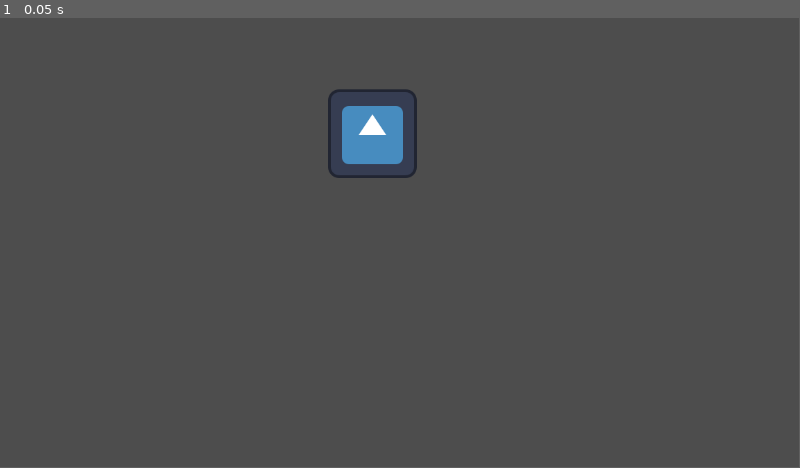
Above: before the commit, frame 1.
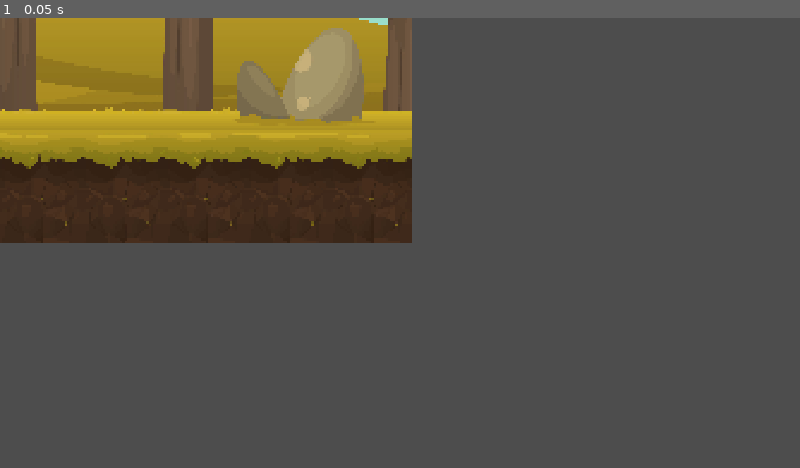
Above: after the commit, the same moment.

Repository: Stebs04/ClashRPG
Game: Godot game, scene res://level.tscn
The game is run twice, just before and just after one commit, with the same random seed, the same clock (stepped at 60 frames per second) and the same inputs. The engine's default icon, where the game draws it, is replaced by a stand-in: a white triangle on a blue panel in a dark square.
Inputs:
- Up to frame 1 (0.05 s): no input
In our replay, the window is 799x449 before the commit and 800x450 after it. These sizes can differ from the game's own. Grey fills any space a smaller window leaves; there, only what the larger window draws over its background counts as a difference.

The runs differ from the first frame. In frame 1, 24% of the frame differs, in the area x 0-53%, y 0-50%.

Commit message:
Aggiunti sprite e background

Diff:
--- a/clash-rp-gbeta-0.1/level.tscn
+++ b/clash-rp-gbeta-0.1/level.tscn
@@ -1,8 +1,14 @@
-[gd_scene load_steps=2 format=3 uid="uid://dt8wcnrctgs1j"]
+[gd_scene load_steps=3 format=3 uid="uid://dt8wcnrctgs1j"]
 
 [ext_resource type="PackedScene" uid="uid://cgt2cffpcwp1p" path="res://player.tscn" id="1_u52ul"]
+[ext_resource type="Texture2D" uid="uid://7d0uix7nlv5o" path="res://Sprites/Backgrounds/ORS97Z0.jpg" id="1_vonw3"]
 
 [node name="Level" type="Node2D"]
 
+[node name="Background" type="Sprite2D" parent="."]
+scale = Vector2(0.309, 0.3)
+texture = ExtResource("1_vonw3")
+
 [node name="Player" parent="." instance=ExtResource("1_u52ul")]
-position = Vector2(537, 167)
+position = Vector2(-919, 193)
+scale = Vector2(3.8121095, 3.7941232)
--- a/clash-rp-gbeta-0.1/player.gd
+++ b/clash-rp-gbeta-0.1/player.gd
@@ -1,26 +1,111 @@
+# Indica che questo script "estende" o "specializza" le funzionalità
+# del nodo CharacterBody2D. Questo ci dà accesso a variabili come 'velocity'
+# e a funzioni come 'move_and_slide()'.
 extends CharacterBody2D
 
-# Definiamo la velocità del nostro giocatore.
-# '300.0' è in pixel al secondo. Puoi cambiarlo!
+# La parola chiave '@export' rende questa variabile visibile e modificabile
+# nell'editor di Godot (nel pannello Ispettore).
+# 'var speed' dichiara una nuova variabile chiamata 'speed'.
+# ': float' specifica che questa variabile conterrà un numero con la virgola (decimale).
+# '= 300.0' assegna un valore iniziale di 300.0 a 'speed'.
+# Questa variabile controllerà la velocità di movimento del personaggio in pixel al secondo.
 @export var speed: float = 300.0
 
+# La parola chiave '@onready' fa sì che Godot aspetti che il nodo
+# sia completamente pronto ("ready") nella scena prima di assegnare il valore
+# a questa variabile. Questo è importante per accedere ad altri nodi.
+# 'var sprite_animato' dichiara una nuova variabile chiamata 'sprite_animato'.
+# ': AnimatedSprite2D' specifica che questa variabile conterrà un riferimento
+# a un nodo di tipo AnimatedSprite2D.
+# '= $Sprite' assegna alla variabile un riferimento al nodo figlio chiamato "Sprite".
+# Il simbolo '$' è una scorciatoia per la funzione 'get_node()'.
+# Assicurati che il nome "Sprite" corrisponda ESATTAMENTE al nome
+# del tuo nodo AnimatedSprite2D nella scena 'player.tscn'!
+@onready var sprite_animato: AnimatedSprite2D = $Sprite
+
+# Questa è una funzione speciale chiamata automaticamente da Godot ad ogni
+# "passo" di fisica (di default, 60 volte al secondo).
+# È il posto ideale per mettere il codice che gestisce il movimento e le collisioni.
+# 'delta' è un parametro passato da Godot che rappresenta il tempo (in secondi)
+# trascorso dall'ultimo passo di fisica. Non lo usiamo qui, ma è utile
+# per movimenti indipendenti dal framerate.
 func _physics_process(delta):
-	# Questa funzione viene chiamata ad ogni frame di fisica.
-	# È il posto migliore per tutto ciò che riguarda il movimento.
 
-	# 1. Ottenere l'input del giocatore.
-	# Godot controlla le nostre azioni della "Mappa Input".
-	# 'get_vector' crea una direzione (un "vettore") dalle nostre 4 azioni.
-	# Es: Se premi D ("move_right") e W ("move_up"),
-	# il vettore sarà (1, -1) (destra e su).
+	# --- PASSO 1: GESTIONE DELL'INPUT ---
+	# Dichiara una variabile locale chiamata 'direction'.
+	# 'Input' è un oggetto globale di Godot che gestisce input da tastiera, mouse, etc.
+	# 'get_vector()' è una funzione comoda che controlla quattro azioni di input
+	# (definite nel menu Progetto -> Impostazioni Progetto -> Mappa Input)
+	# e restituisce un vettore di direzione (Vector2).
+	# Es: Se premi D ("move_right"), restituisce (1, 0).
+	# Es: Se premi W ("move_up"), restituisce (0, -1) (Y è negativo verso l'alto).
+	# Es: Se premi D e W, restituisce (1, -1) normalizzato (non più veloce in diagonale).
+	# Se non premi nulla, restituisce (0, 0).
 	var direction = Input.get_vector("move_left", "move_right", "move_up", "move_down")
 
-	# 2. Calcolare la velocità
-	# Moltiplichiamo la direzione (che è lunga 0 o 1) per la nostra velocità.
+	# --- PASSO 2: CALCOLO DELLA VELOCITÀ ---
+	# 'velocity' è una variabile speciale ereditata da CharacterBody2D.
+	# Rappresenta la velocità desiderata per il movimento in questo frame.
+	# Moltiplichiamo il vettore 'direction' (che ha lunghezza 0 o 1)
+	# per la nostra variabile 'speed' (300.0).
+	# Es: Se direction è (1, 0), velocity diventa (300.0, 0).
+	# Es: Se direction è (0, 0), velocity diventa (0, 0).
 	velocity = direction * speed
 
-	# 3. Muovere il personaggio!
-	# 'move_and_slide()' è la funzione magica di CharacterBody2D.
-	# Dice a Godot: "Muovi questo corpo usando la sua 'velocity',
-	# e se colpisce qualcosa, scivolaci contro."
+	# --- PASSO 3: ESECUZIONE DEL MOVIMENTO ---
+	# 'move_and_slide()' è la funzione principale di CharacterBody2D per il movimento.
+	# Usa la variabile 'velocity' che abbiamo appena impostato per provare a muovere
+	# il corpo. Gestisce automaticamente le collisioni con altri corpi fisici
+	# (basandosi sulla CollisionShape2D del Player) e fa "scivolare" il personaggio
+	# lungo i muri invece di fermarlo bruscamente.
 	move_and_slide()
+
+	# --- PASSO 4: AGGIORNAMENTO DELL'ANIMAZIONE ---
+	# Chiamiamo la nostra funzione personalizzata 'update_animation'
+	# e le passiamo il vettore 'direction' che abbiamo calcolato prima.
+	# Questo mantiene il codice di _physics_process più pulito e organizzato.
+	update_animation(direction)
+
+
+# Definiamo una nostra funzione personalizzata per gestire la logica dell'animazione.
+# Riceve il vettore 'direction' come input (parametro).
+func update_animation(direction):
+
+	# Controlla se il personaggio è fermo.
+	# 'direction.length()' calcola la lunghezza del vettore. Se è 0,
+	# significa che il vettore è (0, 0), quindi nessun tasto di movimento è premuto.
+	if direction.length() == 0:
+		# Prima di cambiare l'animazione, controlliamo se quella attuale
+		# NON è già "idle". Questo evita di riavviare l'animazione "idle"
+		# ad ogni frame in cui siamo fermi.
+		if sprite_animato.animation != "idle":
+			# '.animation' è una proprietà del nodo AnimatedSprite2D che tiene traccia
+			# del nome dell'animazione attualmente in riproduzione.
+			# '.play("nome_animazione")' è la funzione che avvia un'animazione specifica.
+			sprite_animato.play("idle")
+	# Altrimenti (se la lunghezza NON è 0), significa che il personaggio si sta muovendo.
+	else:
+		# Controlliamo se l'animazione attuale NON è già "run".
+		# Questo evita di riavviare l'animazione "run" ad ogni frame
+		# mentre ci stiamo muovendo.
+		if sprite_animato.animation != "walk":
+			# Avvia l'animazione chiamata "run".
+			sprite_animato.play("walk")
+
+		# --- GESTIONE DELLA DIREZIONE DELLO SPRITE (Flip) ---
+		# Controlla se ci stiamo muovendo orizzontalmente verso sinistra.
+		# 'direction.x' è la componente X del vettore di direzione.
+		# Se è minore di 0, stiamo premendo 'A' (o il tasto mappato a "move_left").
+		if direction.x < 0:
+			# 'flip_h' è una proprietà booleana (vero/falso) di AnimatedSprite2D.
+			# Se impostata a 'true', lo sprite viene disegnato ribaltato orizzontalmente.
+			sprite_animato.flip_h = true
+		# Altrimenti, se ci stiamo muovendo orizzontalmente verso destra.
+		# Se 'direction.x' è maggiore di 0, stiamo premendo 'D' (o "move_right").
+		elif direction.x > 0:
+			# Imposta 'flip_h' a 'false' per assicurarti che lo sprite guardi
+			# nella sua direzione originale (di solito, verso destra).
+			sprite_animato.flip_h = false
+		# Nota: Se direction.x è esattamente 0 (movimento solo verticale),
+		# non cambiamo 'flip_h'. In questo modo, il personaggio continuerà
+		# a guardare nell'ultima direzione orizzontale in cui stava andando.
--- a/clash-rp-gbeta-0.1/player.tscn
+++ b/clash-rp-gbeta-0.1/player.tscn
@@ -1,17 +1,103 @@
-[gd_scene load_steps=4 format=3 uid="uid://cgt2cffpcwp1p"]
+[gd_scene load_steps=16 format=3 uid="uid://cgt2cffpcwp1p"]
 
-[ext_resource type="Texture2D" uid="uid://clg15gkbt1nmm" path="res://icon.svg" id="1_4flbx"]
 [ext_resource type="Script" uid="uid://d1v6xeitygrc2" path="res://player.gd" id="1_onrkg"]
+[ext_resource type="Texture2D" uid="uid://bwtktrvtth1c6" path="res://Sprites/2 Owlet_Monster/Owlet_Monster_Idle_4.png" id="2_i3pqv"]
+[ext_resource type="Texture2D" uid="uid://drg37s56e4f2h" path="res://Sprites/2 Owlet_Monster/Owlet_Monster_Walk_6.png" id="3_hqtel"]
 
 [sub_resource type="RectangleShape2D" id="RectangleShape2D_vonw3"]
-size = Vector2(126, 127)
+size = Vector2(22, 30)
+
+[sub_resource type="AtlasTexture" id="AtlasTexture_sweqy"]
+atlas = ExtResource("2_i3pqv")
+region = Rect2(0, 0, 32, 32)
+
+[sub_resource type="AtlasTexture" id="AtlasTexture_2hs0m"]
+atlas = ExtResource("2_i3pqv")
+region = Rect2(32, 0, 32, 32)
+
+[sub_resource type="AtlasTexture" id="AtlasTexture_1jxqw"]
+atlas = ExtResource("2_i3pqv")
+region = Rect2(64, 0, 32, 32)
+
+[sub_resource type="AtlasTexture" id="AtlasTexture_dw050"]
+atlas = ExtResource("2_i3pqv")
+region = Rect2(96, 0, 32, 32)
+
+[sub_resource type="AtlasTexture" id="AtlasTexture_b26j0"]
+atlas = ExtResource("3_hqtel")
+region = Rect2(0, 0, 32, 32)
+
+[sub_resource type="AtlasTexture" id="AtlasTexture_n7ghd"]
+atlas = ExtResource("3_hqtel")
+region = Rect2(32, 0, 32, 32)
+
+[sub_resource type="AtlasTexture" id="AtlasTexture_nvl01"]
+atlas = ExtResource("3_hqtel")
+region = Rect2(64, 0, 32, 32)
+
+[sub_resource type="AtlasTexture" id="AtlasTexture_ivps1"]
+atlas = ExtResource("3_hqtel")
+region = Rect2(96, 0, 32, 32)
+
+[sub_resource type="AtlasTexture" id="AtlasTexture_urp6f"]
+atlas = ExtResource("3_hqtel")
+region = Rect2(128, 0, 32, 32)
+
+[sub_resource type="AtlasTexture" id="AtlasTexture_bwjto"]
+atlas = ExtResource("3_hqtel")
+region = Rect2(160, 0, 32, 32)
+
+[sub_resource type="SpriteFrames" id="SpriteFrames_606se"]
+animations = [{
+"frames": [{
+"duration": 1.0,
+"texture": SubResource("AtlasTexture_sweqy")
+}, {
+"duration": 1.0,
+"texture": SubResource("AtlasTexture_2hs0m")
+}, {
+"duration": 1.0,
+"texture": SubResource("AtlasTexture_1jxqw")
+}, {
+"duration": 1.0,
+"texture": SubResource("AtlasTexture_dw050")
+}],
+"loop": true,
+"name": &"idle",
+"speed": 5.0
+}, {
+"frames": [{
+"duration": 1.0,
+"texture": SubResource("AtlasTexture_b26j0")
+}, {
+"duration": 1.0,
+"texture": SubResource("AtlasTexture_n7ghd")
+}, {
+"duration": 1.0,
+"texture": SubResource("AtlasTexture_nvl01")
+}, {
+"duration": 1.0,
+"texture": SubResource("AtlasTexture_ivps1")
+}, {
+"duration": 1.0,
+"texture": SubResource("AtlasTexture_urp6f")
+}, {
+"duration": 1.0,
+"texture": SubResource("AtlasTexture_bwjto")
+}],
+"loop": true,
+"name": &"walk",
+"speed": 5.0
+}]
 
 [node name="Player" type="CharacterBody2D"]
 script = ExtResource("1_onrkg")
 
-[node name="Sprite2D" type="Sprite2D" parent="."]
-texture = ExtResource("1_4flbx")
+[node name="CollisionShape2D" type="CollisionShape2D" parent="."]
+position = Vector2(-2, 4)
+shape = SubResource("RectangleShape2D_vonw3")
 
-[node name="CollisionShape2D" type="CollisionShape2D" parent="."]
-position = Vector2(0, 0.5)
-shape = SubResource("RectangleShape2D_vonw3")
+[node name="Sprite" type="AnimatedSprite2D" parent="."]
+sprite_frames = SubResource("SpriteFrames_606se")
+animation = &"walk"
+frame_progress = 0.9347442
--- a/clash-rp-gbeta-0.1/project.godot
+++ b/clash-rp-gbeta-0.1/project.godot
@@ -15,6 +15,15 @@
 config/features=PackedStringArray("4.5", "Forward Plus")
 config/icon="res://icon.svg"
 
+[display]
+
+window/size/viewport_width=1920
+window/size/viewport_height=1080
+window/size/mode=1
+window/size/window_width_override=1920
+window/size/window_height_override=1080
+window/stretch/mode="canvas_items"
+
 [dotnet]
 
 project/assembly_name="ClashRPGbeta0.1"
@@ -23,17 +32,21 @@
 
 move_up={
 "deadzone": 0.2,
-"events": []
+"events": [Object(InputEventKey,"resource_local_to_scene":false,"resource_name":"","device":0,"window_id":0,"alt_pressed":false,"shift_pressed":false,"ctrl_pressed":false,"meta_pressed":false,"pressed":false,"keycode":0,"physical_keycode":87,"key_label":0,"unicode":0,"location":0,"echo":false,"script":null)
+]
 }
 move_left={
 "deadzone": 0.2,
-"events": []
+"events": [Object(InputEventKey,"resource_local_to_scene":false,"resource_name":"","device":0,"window_id":0,"alt_pressed":false,"shift_pressed":false,"ctrl_pressed":false,"meta_pressed":false,"pressed":false,"keycode":0,"physical_keycode":65,"key_label":0,"unicode":0,"location":0,"echo":false,"script":null)
+]
 }
 move_right={
 "deadzone": 0.2,
-"events": []
+"events": [Object(InputEventKey,"resource_local_to_scene":false,"resource_name":"","device":0,"window_id":0,"alt_pressed":false,"shift_pressed":false,"ctrl_pressed":false,"meta_pressed":false,"pressed":false,"keycode":0,"physical_keycode":68,"key_label":0,"unicode":0,"location":0,"echo":false,"script":null)
+]
 }
 move_down={
 "deadzone": 0.2,
-"events": []
+"events": [Object(InputEventKey,"resource_local_to_scene":false,"resource_name":"","device":0,"window_id":0,"alt_pressed":false,"shift_pressed":false,"ctrl_pressed":false,"meta_pressed":false,"pressed":false,"keycode":0,"physical_keycode":83,"key_label":0,"unicode":0,"location":0,"echo":false,"script":null)
+]
 }
Binary file removed: clash-rp-gbeta-0.1/Sprites/2 Owlet_Monster/Owlet_Monster.png
Binary file added: clash-rp-gbeta-0.1/Sprites/Backgrounds/ORS97Z0.jpg
Not shown, changed: clash-rp-gbeta-0.1/Sprites/Backgrounds/ORS97Z0.jpg.import
